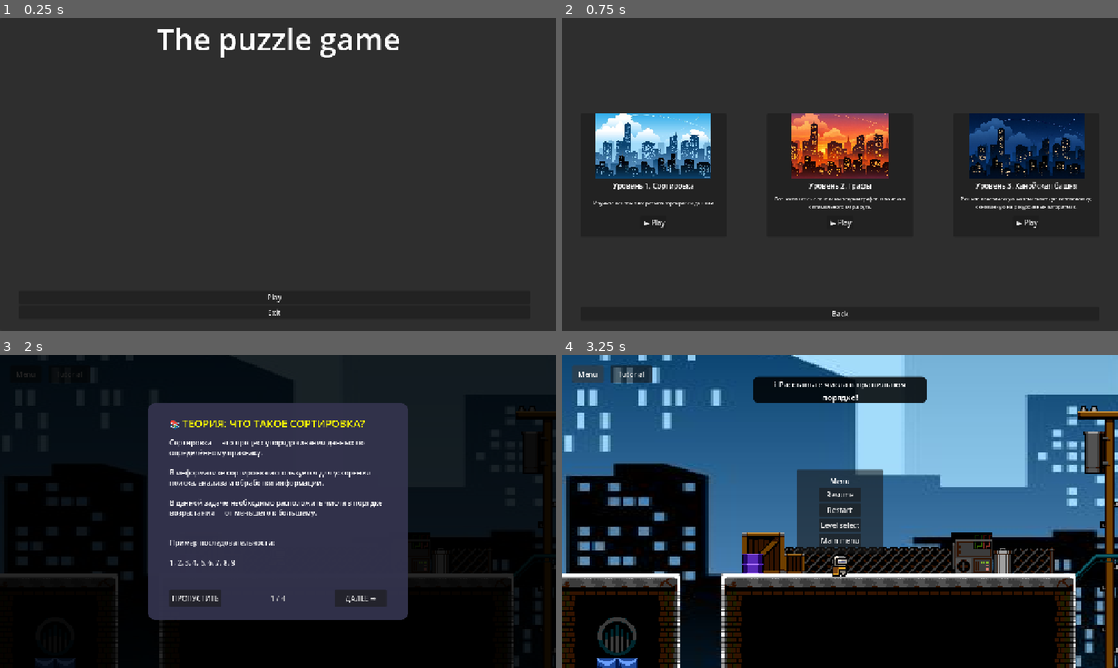
Above: before the commit, frames 1-4 (two rows, left to right).
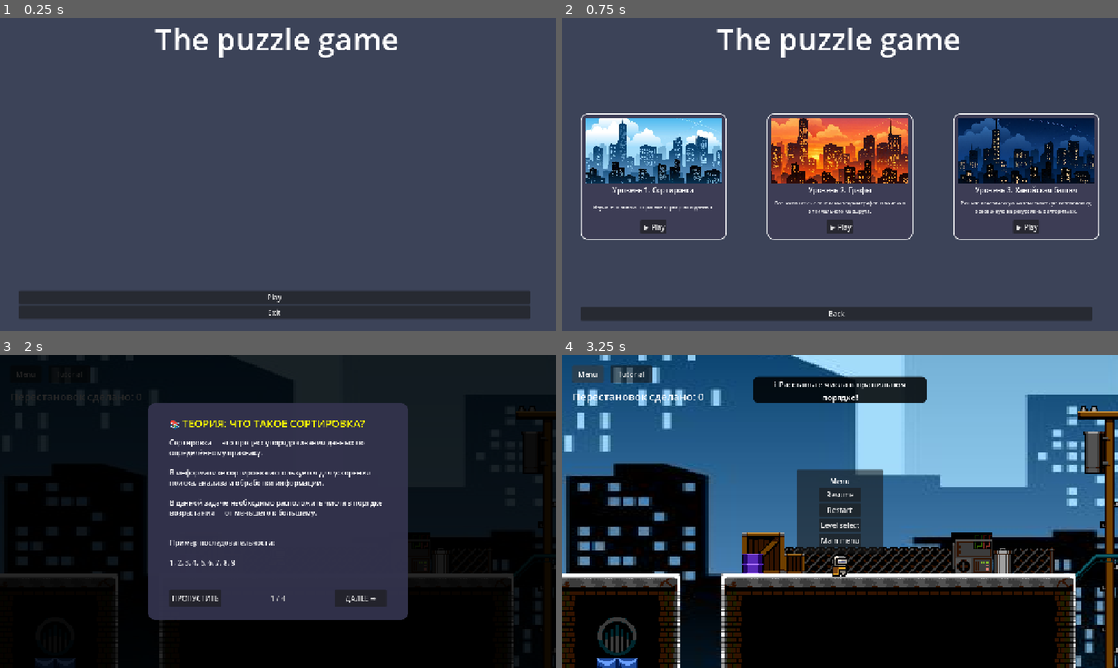
Above: after the commit, the same moments.

Repository: Natr1xon/puzzle_game
Game: Godot game, scene res://scenes/main/main.tscn
Same seed, same stepped clock (60 frames per second), same inputs: the game is played once before the commit and once after it.
Inputs:
- Up to frame 1 (0.25 s): no input
- Up to frame 2 (0.75 s): click "Play" at 0.5 s
- Up to frame 3 (2 s): click "▶ Play" at 1.25 s
- Up to frame 4 (3.25 s): click "ПРОПУСТИТЬ" at 2 s; click "Menu" at 2.75 s

The runs differ from the first frame. In frame 1, 92% of the frame differs, in the area x 0-100%, y 0-100%; in frame 2, 91%; in frame 3, 0.1%; in frame 4, 0.2%.

Commit message:
add info in hud

Diff:
--- a/scenes/main/level_card.tscn
+++ b/scenes/main/level_card.tscn
@@ -2,6 +2,18 @@
 
 [ext_resource type="Script" uid="uid://c3o4028eektaw" path="res://scripts/ui/level_card.gd" id="1_4papr"]
 [ext_resource type="Texture2D" uid="uid://cqvlxh1x71a5r" path="res://assets/background/bluecity.jpg" id="2_pbfun"]
+
+[sub_resource type="StyleBoxFlat" id="StyleBoxFlat_pbfun"]
+bg_color = Color(0.23921569, 0.23921569, 0.33333334, 1)
+border_width_left = 2
+border_width_top = 2
+border_width_right = 2
+border_width_bottom = 2
+border_color = Color(1, 1, 1, 1)
+corner_radius_top_left = 15
+corner_radius_top_right = 15
+corner_radius_bottom_right = 15
+corner_radius_bottom_left = 15
 
 [node name="LevelCard" type="Control" unique_id=1249149373]
 custom_minimum_size = Vector2(250, 300)
@@ -16,19 +28,23 @@
 [node name="Panel" type="Panel" parent="." unique_id=1905583839]
 layout_mode = 0
 offset_right = 336.0
-offset_bottom = 284.0
+offset_bottom = 290.0
+theme_override_styles/panel = SubResource("StyleBoxFlat_pbfun")
 
 [node name="VBoxContainer" type="VBoxContainer" parent="Panel" unique_id=1496252666]
-layout_mode = 0
-offset_right = 336.0
-offset_bottom = 300.0
+layout_mode = 1
+anchors_preset = -1
+offset_left = 10.0
+offset_top = 10.0
+offset_right = 325.0
+offset_bottom = 10.0
 
 [node name="TextureRect" type="TextureRect" parent="Panel/VBoxContainer" unique_id=1167877832]
 custom_minimum_size = Vector2(200, 150)
 layout_mode = 2
 texture = ExtResource("2_pbfun")
 expand_mode = 1
-stretch_mode = 5
+stretch_mode = 6
 
 [node name="Title" type="Label" parent="Panel/VBoxContainer" unique_id=1176555179]
 layout_mode = 2
--- a/scenes/main/level_select_menu.tscn
+++ b/scenes/main/level_select_menu.tscn
@@ -1,6 +1,9 @@
 [gd_scene format=3 uid="uid://ciuw4bvq8iwy2"]
 
 [ext_resource type="Script" uid="uid://dpx8a0v4kngaf" path="res://scripts/ui/level_select_menu.gd" id="1_js8mu"]
+
+[sub_resource type="StyleBoxFlat" id="StyleBoxFlat_js8mu"]
+bg_color = Color(0.23529412, 0.2627451, 0.34509805, 1)
 
 [node name="LevelSelectMenu" type="Control" unique_id=24170390]
 layout_mode = 3
@@ -18,6 +21,7 @@
 offset_top = -697.0
 offset_right = 1237.0
 offset_bottom = 23.0
+theme_override_styles/panel = SubResource("StyleBoxFlat_js8mu")
 
 [node name="GridContainer" type="GridContainer" parent="." unique_id=1927381951]
 layout_mode = 0
@@ -30,9 +34,19 @@
 [node name="VBoxContainer" type="VBoxContainer" parent="." unique_id=676577866]
 layout_mode = 0
 offset_top = -32.0
-offset_right = 1194.0
+offset_right = 1178.0
 offset_bottom = -1.0
 
 [node name="BackButton" type="Button" parent="VBoxContainer" unique_id=1748828194]
 layout_mode = 2
 text = "Back"
+
+[node name="Label" type="Label" parent="." unique_id=2081420594]
+layout_mode = 0
+offset_left = -47.0
+offset_top = -697.0
+offset_right = 1237.0
+offset_bottom = -598.0
+theme_override_font_sizes/font_size = 70
+text = "The puzzle game"
+horizontal_alignment = 1
--- a/scenes/main/main.tscn
+++ b/scenes/main/main.tscn
@@ -6,6 +6,9 @@
 [ext_resource type="PackedScene" uid="uid://bqnjpn64268ul" path="res://scenes/ui/hud.tscn" id="4_l3cfh"]
 [ext_resource type="PackedScene" uid="uid://b2nx2pwtgt5l6" path="res://scenes/ui/game_menu.tscn" id="5_6q06x"]
 [ext_resource type="PackedScene" uid="uid://ds0l753pdl3uc" path="res://scenes/ui/completion_window.tscn" id="6_ow5a4"]
+
+[sub_resource type="StyleBoxFlat" id="StyleBoxFlat_ow5a4"]
+bg_color = Color(0.23439205, 0.2610891, 0.34476, 1)
 
 [node name="Main" type="Node2D" unique_id=550959682]
 script = ExtResource("1_hyk8p")
@@ -24,11 +27,13 @@
 offset_top = -610.0
 offset_right = 1284.0
 offset_bottom = 110.0
+theme_override_styles/panel = SubResource("StyleBoxFlat_ow5a4")
 
 [node name="Label" type="Label" parent="MainMenu" unique_id=648107491]
 layout_mode = 0
+offset_left = -4.0
 offset_top = -610.0
-offset_right = 1284.0
+offset_right = 1280.0
 offset_bottom = -511.0
 theme_override_font_sizes/font_size = 70
 text = "The puzzle game"
@@ -50,12 +55,14 @@
 text = "Exit"
 
 [node name="LevelSelectMenu" parent="." unique_id=24170390 instance=ExtResource("3_k2fmo")]
+visible = false
 
 [node name="LevelContainer" type="Node" parent="." unique_id=1989351724]
 
 [node name="UI" type="CanvasLayer" parent="." unique_id=2023271584]
 
 [node name="CompletionWindow" parent="UI" unique_id=331959973 instance=ExtResource("6_ow5a4")]
+visible = false
 z_index = 2
 anchors_preset = 15
 grow_horizontal = 2
@@ -63,5 +70,7 @@
 
 [node name="game_menu" parent="UI" unique_id=114386644 instance=ExtResource("5_6q06x")]
 process_mode = 3
+visible = false
 
 [node name="HUD" parent="UI" unique_id=34537194 instance=ExtResource("4_l3cfh")]
+visible = false
--- a/scenes/ui/hud.tscn
+++ b/scenes/ui/hud.tscn
@@ -19,15 +19,6 @@
 offset_bottom = 64.0
 text = "Menu"
 
-[node name="SumGraphs" type="Label" parent="." unique_id=120869793]
-layout_mode = 0
-offset_left = 24.0
-offset_top = 73.0
-offset_right = 252.0
-offset_bottom = 107.0
-theme_override_font_sizes/font_size = 24
-text = "Sum graph nodes: 0"
-
 [node name="TutorialButton" type="Button" parent="." unique_id=405260836]
 layout_mode = 0
 offset_left = 112.0
@@ -35,3 +26,12 @@
 offset_right = 207.0
 offset_bottom = 64.0
 text = "Tutorial"
+
+[node name="InfoLabel" type="Label" parent="." unique_id=120869793]
+layout_mode = 0
+offset_left = 24.0
+offset_top = 79.0
+offset_right = 252.0
+offset_bottom = 113.0
+theme_override_font_sizes/font_size = 24
+text = "Sum graph nodes: 0"
--- a/scripts/level_01/level_logic_1.gd
+++ b/scripts/level_01/level_logic_1.gd
@@ -7,10 +7,12 @@
 var start_time = 0
 
 @onready var feedback_label = $"../FeedbackLabel"
+@onready var main = get_tree().root.get_node("Main")
 
 func _ready():
 	add_to_group("level_logic")
 	await get_tree().process_frame
+	main.update_hud_info("Перестановок сделано: " + str(swap_count))
 	show_tutorial()
 
 func show_tutorial():
@@ -88,7 +90,7 @@
 
 func increment_swap():
 	swap_count += 1
-	print("Перестановок сделано: ", swap_count)
+	main.update_hud_info("Перестановок сделано: " + str(swap_count))
 
 func check_answer(is_correct: bool):
 	if is_correct:
@@ -126,24 +128,6 @@
 
 	show_completion_window()
 
-func show_completion_window():
-	var main = get_node("/root/Main")
-	if main and main.has_method("show_completion_window"):
-		var time_spent = (Time.get_ticks_msec() - start_time) / 1000.0
-		var minutes = floor(time_spent / 60)
-		var seconds = int(time_spent) % 60
-		var time_string = str(minutes) + "м " + str(seconds) + "с"
-
-		main.show_completion_window("sorting", {
-			"attempts": attempts,
-			"swap_count": swap_count,
-			"min_swaps": calculate_min_swaps(),
-			"time_spent": time_string,
-			"completed": true,
-			"next_level": "res://scenes/levels/level_02.tscn"
-		})
-
-
 func calculate_min_swaps() -> int:
 	var objects = get_objects()
 	if objects.is_empty():
@@ -165,3 +149,19 @@
 				swaps += 1
 
 	return swaps
+
+func show_completion_window():
+	if main and main.has_method("show_completion_window"):
+		var time_spent = (Time.get_ticks_msec() - start_time) / 1000.0
+		var minutes = floor(time_spent / 60)
+		var seconds = int(time_spent) % 60
+		var time_string = str(minutes) + "м " + str(seconds) + "с"
+
+		main.show_completion_window("sorting", {
+			"attempts": attempts,
+			"swap_count": swap_count,
+			"min_swaps": calculate_min_swaps(),
+			"time_spent": time_string,
+			"completed": true,
+			"next_level": "res://scenes/levels/level_02.tscn"
+		})
--- a/scripts/level_2/level_logic_2.gd
+++ b/scripts/level_2/level_logic_2.gd
@@ -18,6 +18,7 @@
 func _ready():
 	add_to_group("level_logic")
 	await get_tree().process_frame
+	main.update_hud_info("Сумма значений узлов: " + str(total_value))
 	show_tutorial()
 
 func show_tutorial():
@@ -149,7 +150,7 @@
 	node.set_visited()
 
 	if main:
-		main.update_hud_sum(total_value)
+		main.update_hud_info("Сумма значений узлов: " + str(total_value))
 
 	node_reached.emit(node)
 	print("✅ Текущий узел: ", node.node_name,
@@ -172,9 +173,6 @@
 
 func reset_total():
 	total_value = 0
-
-	if main:
-		main.update_hud_sum(0)
 
 func get_current_value() -> int:
 	return current_node.node_value if current_node else 0
--- a/scripts/level_3/disk.gd
+++ b/scripts/level_3/disk.gd
@@ -4,8 +4,8 @@
 var colors = [
 	Color(0.95, 0.3, 0.3),
 	Color(0.3, 0.95, 0.3),
+	Color(0.95, 0.95, 0.3),
 	Color(0.3, 0.5, 0.95),
-	Color(0.95, 0.95, 0.3),
 	Color(0.95, 0.6, 0.3)
 ]
 
--- a/scripts/level_3/level_logic_3.gd
+++ b/scripts/level_3/level_logic_3.gd
@@ -10,10 +10,12 @@
 
 var DiskScene = preload("res://scenes/objects/disk.tscn")
 var input_handler = null
+@onready var main = get_tree().root.get_node("Main")
 
 func _ready():
 	add_to_group("level_logic")
 	await get_tree().process_frame
+	main.update_hud_info("Ходов сделано: " + str(moves_count))
 	show_tutorial()
 
 func show_tutorial():
@@ -157,7 +159,7 @@
 
 func increment_moves():
 	moves_count += 1
-	print("Ходов сделано: ", moves_count)
+	main.update_hud_info("Ходов сделано: " + str(moves_count))
 	check_win()
 
 func check_win():
@@ -166,7 +168,6 @@
 		show_completion_window()
 
 func show_completion_window():
-	var main = get_node("/root/Main")
 	if main and main.has_method("show_completion_window"):
 		var time_spent = (Time.get_ticks_msec() - start_time) / 1000.0
 		var minutes = floor(time_spent / 60)
--- a/scripts/main.gd
+++ b/scripts/main.gd
@@ -49,11 +49,6 @@
 	load_level(path)
 	ui.show()
 	hud.show()
-
-	if "level_02" in current_level_path:
-		hud.show_sum()
-	else:
-		hud.hide_sum()
 
 	game_menu.hide()
 	get_tree().paused = false
@@ -110,8 +105,8 @@
 	if current_level_path != "":
 		load_level(current_level_path)
 
-func update_hud_sum(value: int):
-	hud.update_sum(value)
+func update_hud_info(string: String):
+	hud.update_info(string)
 
 func load_level(path):
 	current_level_path = path
--- a/scripts/ui/hud.gd
+++ b/scripts/ui/hud.gd
@@ -5,11 +5,9 @@
 
 @onready var menu_button = $MenuButton
 @onready var tutorial_button = $TutorialButton
-@onready var sum_label = $SumGraphs
+@onready var info_label = $InfoLabel
 
 func _ready():
-	sum_label.hide()
-
 	var shortcut = Shortcut.new()
 	var menu_events = InputMap.action_get_events("open_game_menu")
 	if menu_events.size() > 0:
@@ -31,14 +29,8 @@
 func _on_tutorial_pressed():
 	open_tutorial.emit()
 
-func update_sum(value: int):
-	sum_label.text = "Sum graph nodes: " + str(value)
+func update_info(string: String):
+	info_label.text = string
 
-func reset_sum():
-	update_sum(0)
-
-func show_sum():
-	sum_label.show()
-
-func hide_sum():
-	sum_label.hide()
+func reset_info():
+	update_info(' ')
